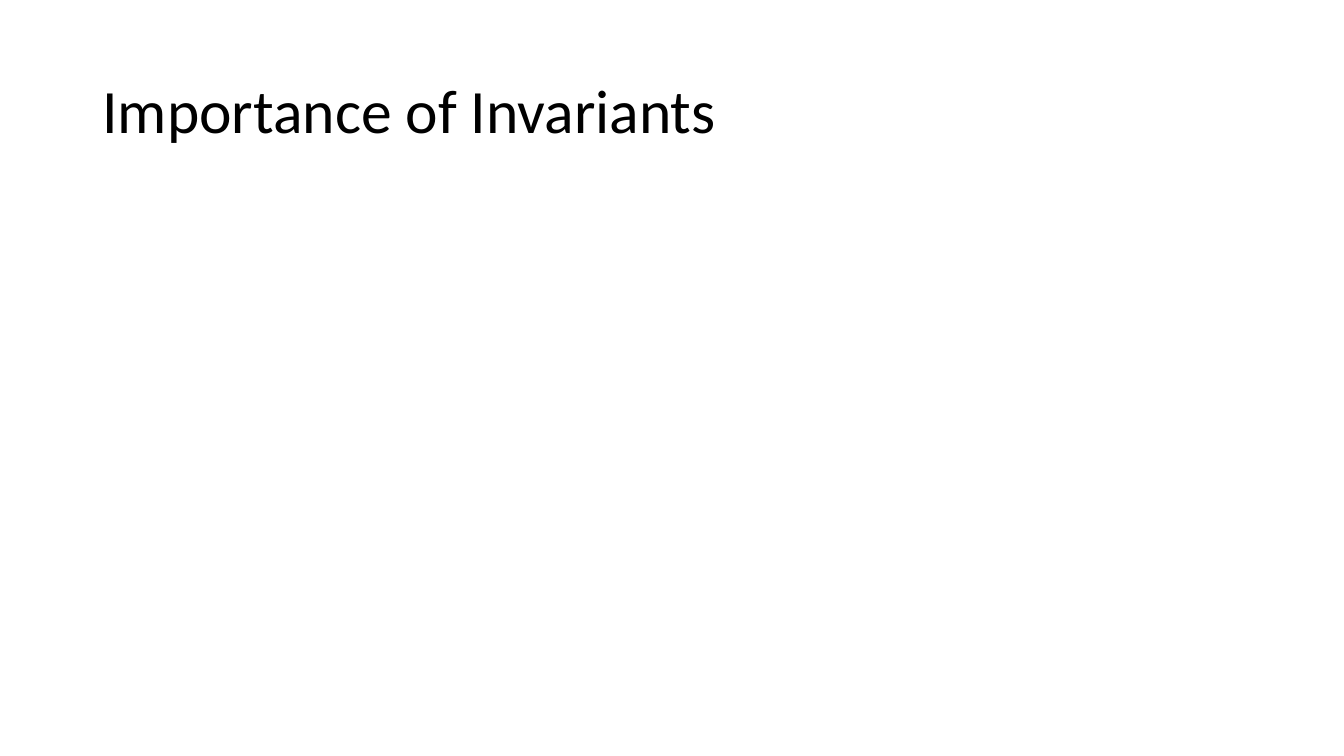
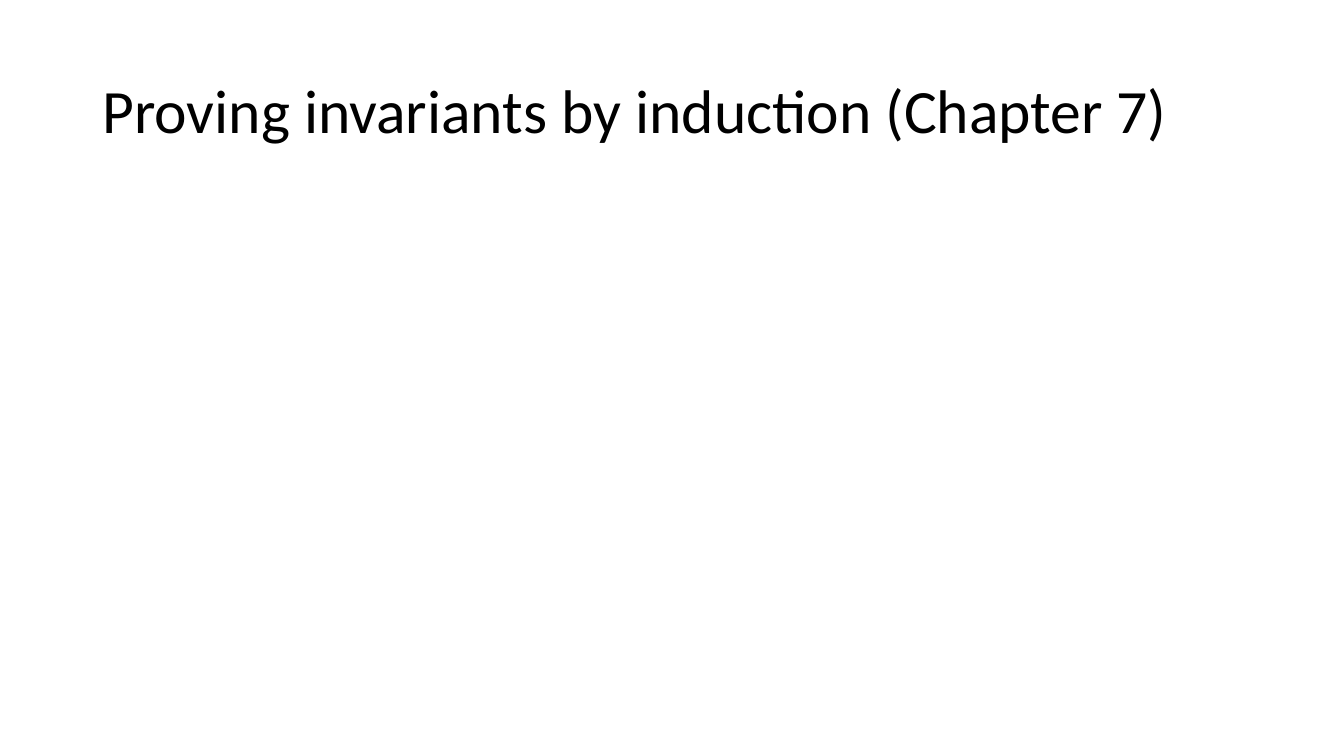
Before and after one commit to sayanmitracode/cpsbooksite, a slide deck: slide 26 of Slides/ModelingComputation.pptx. Drawn at 1344x756 pixels with LibreOffice and Linux fonts; fonts in the diff are those of the drawing. Boxes give left, top, right and bottom in pixels: in the first picture for what was removed or moved away, otherwise in the second. Text is boxed around its words. In the diff, an @@ line names an element or a change of style, - is before the commit and + after.

```diff
--- a/Slides/ModelingComputation.pptx
+++ b/Slides/ModelingComputation.pptx
@@ title at [102,88,1167,144]: text changed @@
-Importance of Invariants
+Proving invariants by induction (Chapter 7)
```
Also in this commit, not shown: 2 other slides changed, 4 other files.
